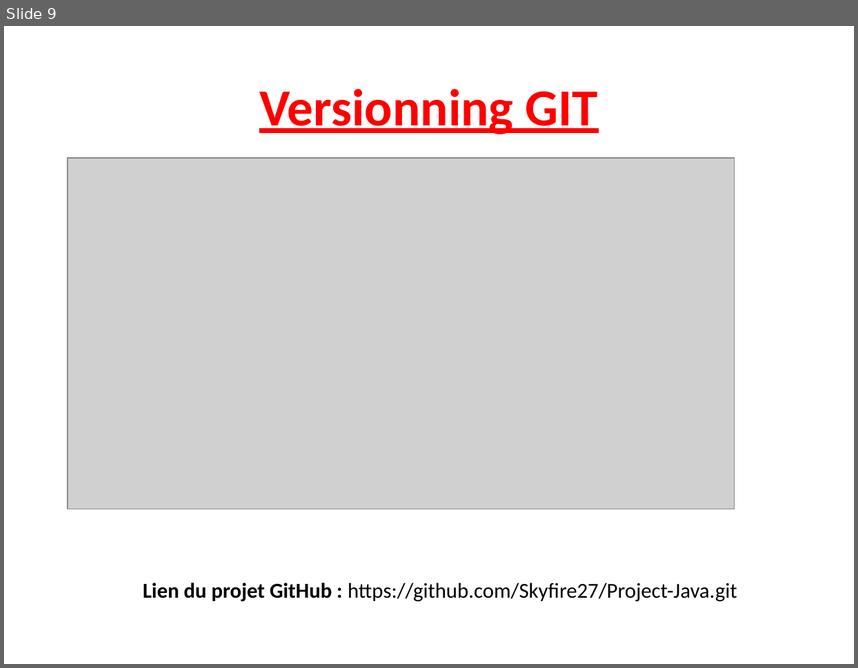
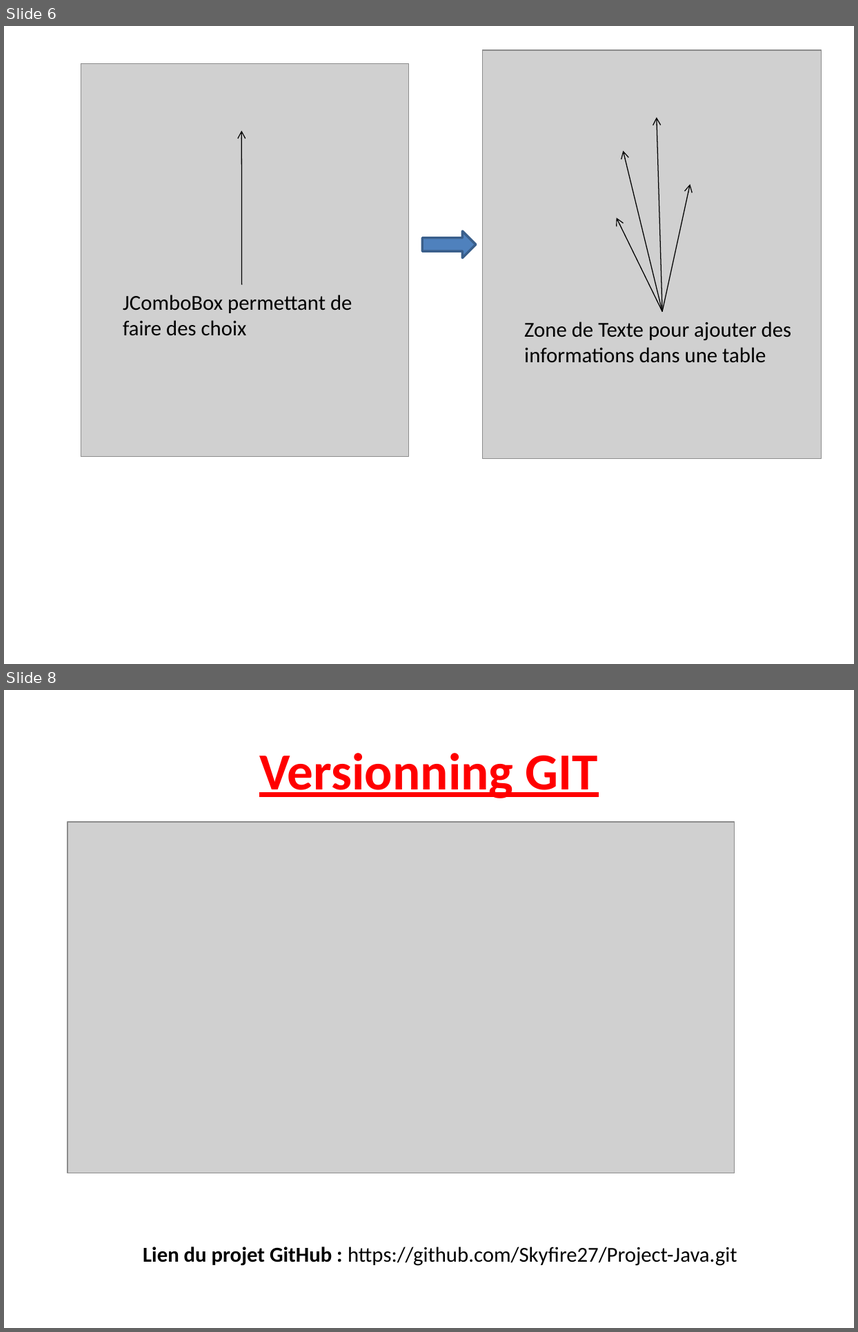
Before and after one commit to Skyfire27/Project-Java, a slide deck: PROJET POO Java/Projet_Java_TAN_RINJARD.pptx. Shown one above the other, each under a label of ours: slide 9 before the commit, slides 6 and 8 after it; the slides between them are not shown. The pictures are 858x668 and 858x1332 pixels, drawn with LibreOffice and Linux fonts; fonts in the diff are those of the drawing; grey boxes stand for pictures. Boxes give left, top, right and bottom in pixels: in the first picture for what was removed or moved away, otherwise in the second. Text is boxed around its words. In the diff, an @@ line names an element or a change of style, - is before the commit and + after.

```diff
--- a/PROJET POO Java/Projet_Java_TAN_RINJARD.pptx
+++ b/PROJET POO Java/Projet_Java_TAN_RINJARD.pptx
@@ slide 6 added at box(4, 26, 854, 664), background #FFFFFF @@
@@ picture added at box(81, 63, 410, 456) @@
@@ picture added at box(483, 51, 821, 459) @@
@@ arrow added from (662, 312) to (657, 117), #000000 0.75 pt @@
@@ arrow added from (242, 285) to (242, 131), #000000 0.75 pt @@
@@ arrow added from (662, 312) to (623, 151), #000000 0.75 pt @@
@@ arrow added from (662, 312) to (690, 184), #000000 0.75 pt @@
@@ right arrow added at box(422, 231, 476, 257), fill #4F81BD, outline #3A5F8C 2 pt @@
@@ arrow added from (662, 312) to (616, 217), #000000 0.75 pt @@
@@ text added at box(123, 294, 352, 336), 18 pt, text #000000 @@
+JComboBox permettant de
+faire des choix
@@ text added at box(524, 321, 792, 363), 18 pt, text #000000 @@
+Zone de Texte pour ajouter des
+informations dans une table
@@ what was slide 9 is now slide 8 @@
```
Also in this commit, not shown: 2 slides changed, 1 other slide added, 3 slides removed.
